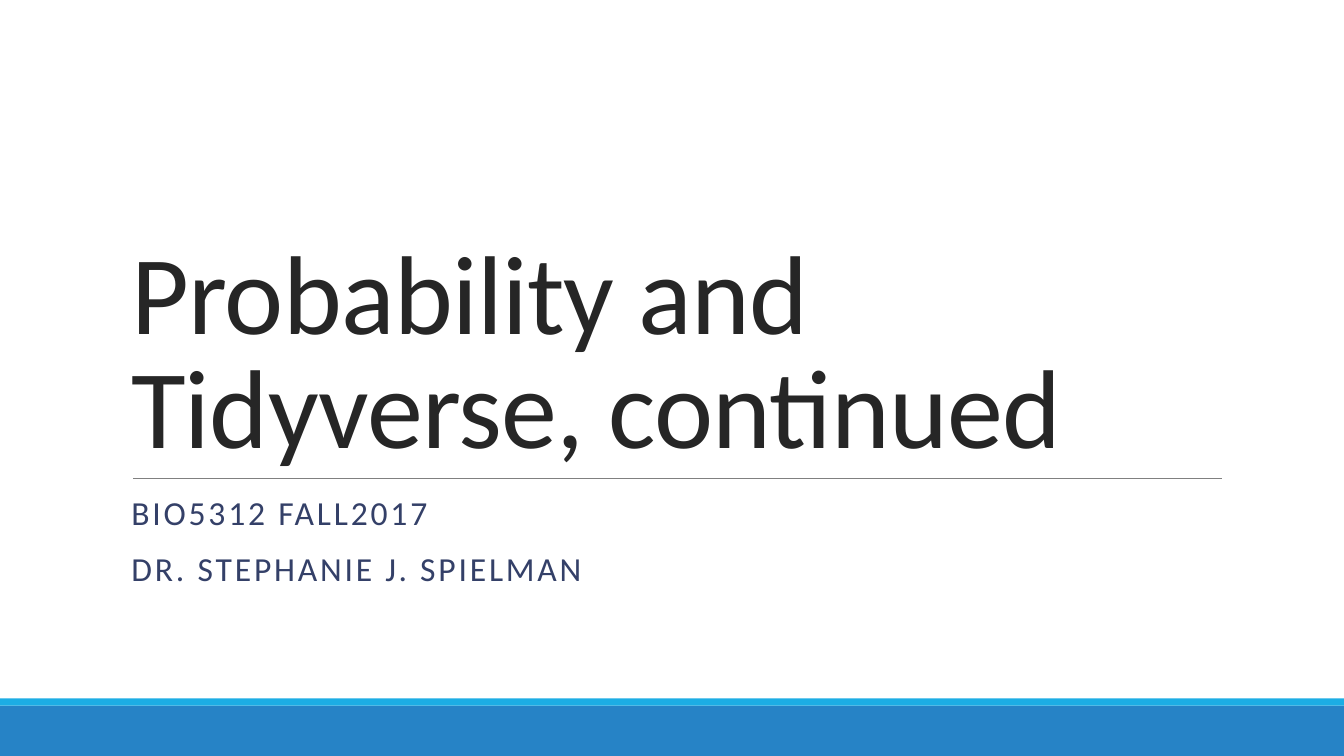
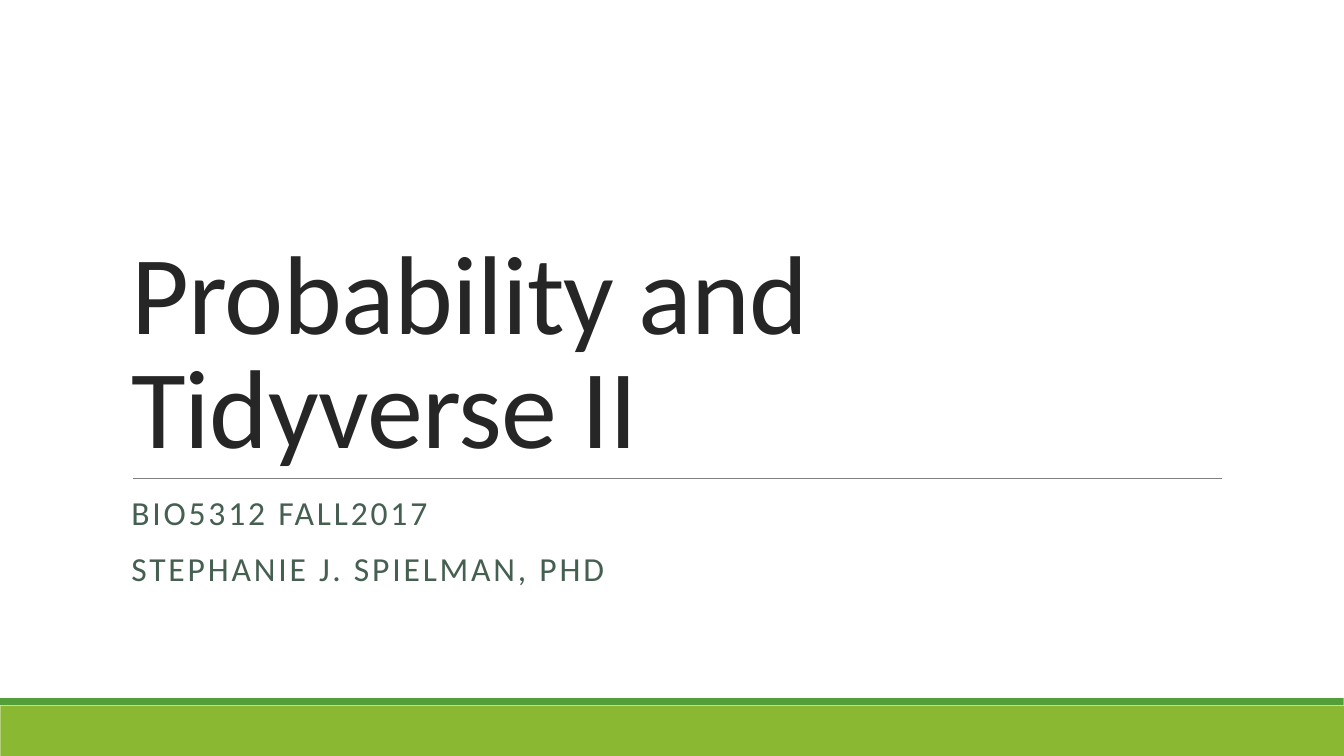
Before and after one commit to sjspielman/bio5312_fall2017, a slide deck: slide 1 of slides/day3_probability_tidyverse2.pptx. Drawn at 1344x756 pixels with LibreOffice and Linux fonts; fonts in the diff are those of the drawing. Boxes give left, top, right and bottom in pixels: in the first picture for what was removed or moved away, otherwise in the second. Text is boxed around its words. In the diff, an @@ line names an element or a change of style, - is before the commit and + after.

```diff
--- a/slides/day3_probability_tidyverse2.pptx
+++ b/slides/day3_probability_tidyverse2.pptx
@@ title at box(131, 256, 809, 466): text changed @@
-Probability and Tidyverse, continued
+Probability and Tidyverse II
@@ subtitle at box(131, 503, 427, 525): text colour #344068 to #455F51 in "BIO5312 FALL2017" @@
@@ subtitle at box(131, 559, 604, 585): text changed; text colour #344068 to #455F51 @@
-DR. STEPHANIE J. SPIELMAN
+STEPHANIE J. SPIELMAN, PHD
@@ rectangle at box(0, 706, 1344, 756): fill #2683C6 to #8AB833 @@
@@ rectangle at box(0, 699, 1344, 706): fill #1CADE4 to #549E39 @@
```
Also in this commit, not shown: 5 other slides changed, 28 slides added, 2 slides removed, 3 other files.
